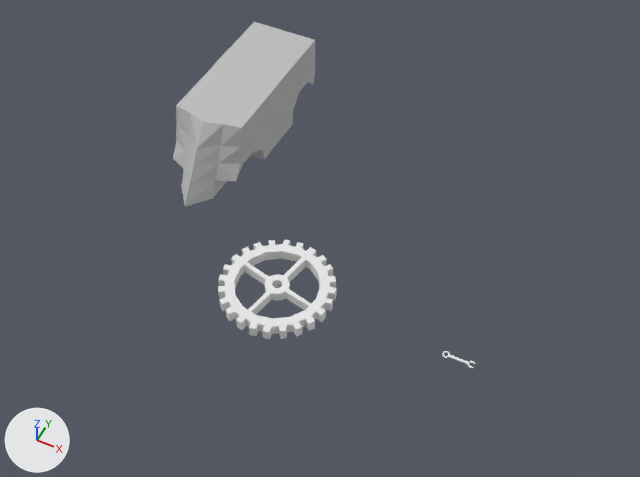
The Blender file assets/gear.blend as it was, and as the next commit left it.
Both versions are drawn from a camera (50 mm lens) standing at (6.67, -11.12, 16.16) and looking at (0.28, 1.66, 0.19). The lights are fixed; the arrows at lower left show +X, +Y and +Z. The same objects are shown in both versions, whatever each file hides.

Objects in the first picture: 'Gear01', 'Wrench2', 'tank01'.
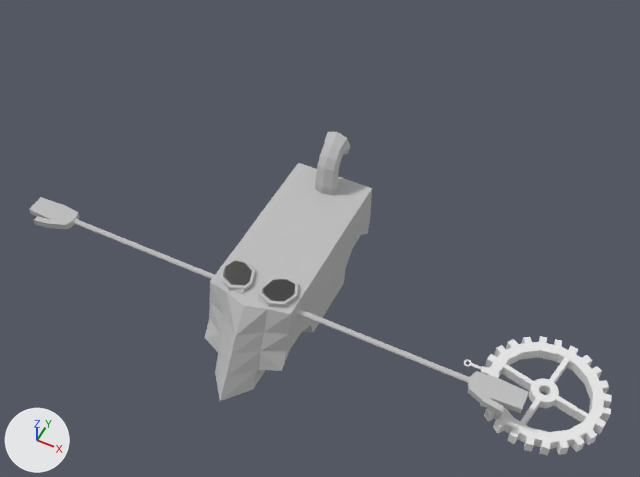
What the commit changed:
me_cube_008 is used by ob_tank01; location (-3.92, 4.74, 0.0).
me_cube_008 had 104 vertices, 88 faces and spanned x 0.0..1.0, y -2.75..3.02, z -1.01..1.0.
me_cube_008 now has 654 vertices, 652 faces, 2 loose edges and spans x -6.12..6.12, y -2.75..3.19, z -1.01..2.31.
me_cube_008 part 1: 3 vertices removed from x 0.0..1.0, y -0.82..2.52, z 0.4..1.0; 553 vertices added at x -6.12..6.12, y -2.14..3.19, z -1.01..2.31.
Object 'tank01' (ob_tank01) loses its MIRROR modifier named 'Mirror'.
Modifier setting removed (it was use_clip = True).
Object 'tank01' (ob_tank01) moves from (-3.92, 4.74, 0.0) to (0.0, 0.0, 0.0).
Object 'Gear01' (ob_gear01) moves from (0.0, 0.0, 0.0) to (6.38, 0.0, 0.0).
Object 'Wrench2' (ob_wrench2) moves from (4.47, 0.0, 0.0) to (4.98, 0.0, 0.0).

Where the change shows, as pixel boxes [x1, y1, x2, y2] in the pictures (640 x 477 px):
'tank01', reshaped, moved, modifiers changed (250% wider, 54% taller): before [173, 22, 315, 206]; after [29, 132, 529, 416]
'Gear01', moved: before [218, 239, 337, 339]; after [480, 336, 612, 456]
'Wrench2', moved: before [442, 351, 476, 368]; after [464, 359, 482, 370]
part 1 of me_cube_008, built on: before [176, 26, 300, 163]; after [29, 132, 529, 416]
